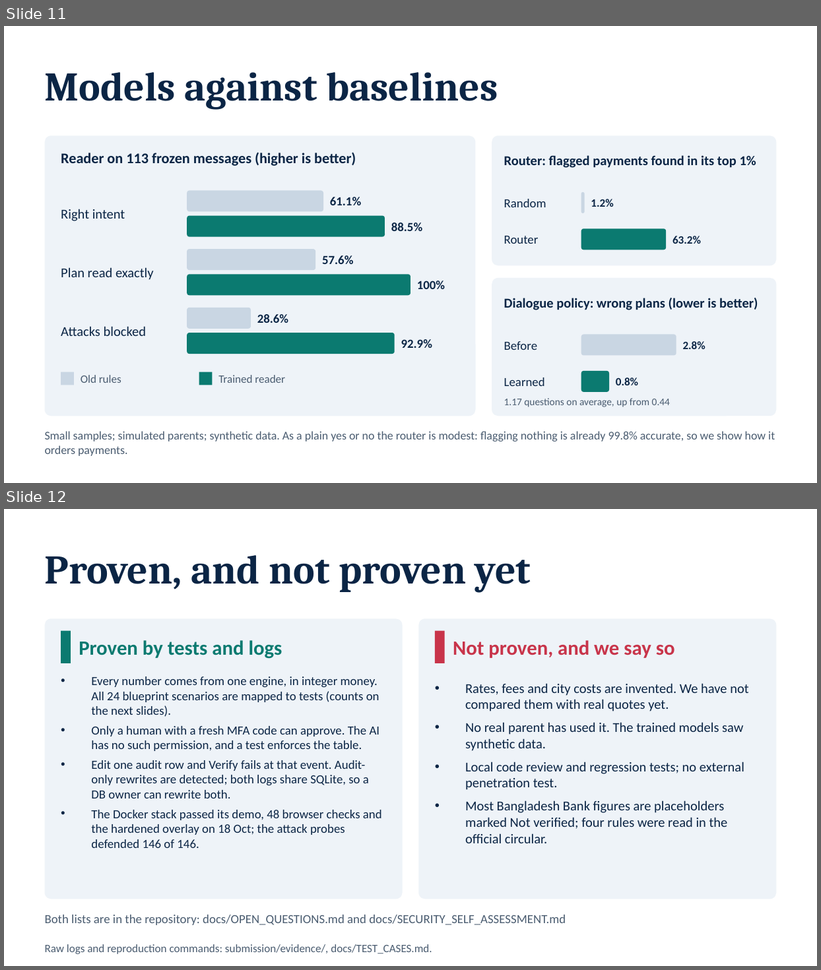
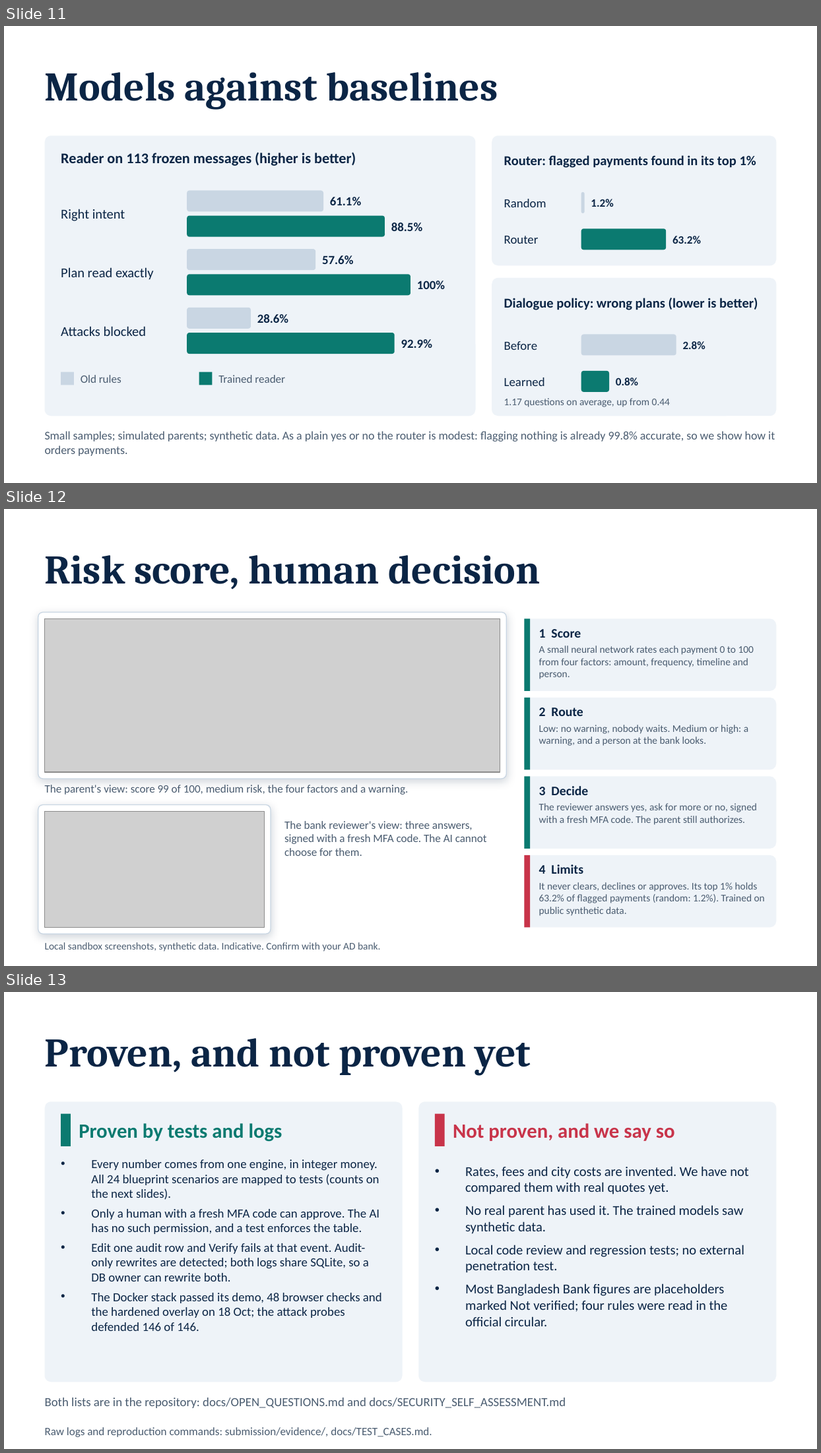
Before and after one commit to NoobCrow/StudyRoute, a slide deck: submission/StudyRoute_Deck.pptx. Shown one above the other, each under a label of ours: slides 11 and 12 before the commit, slides 11, 12 and 13 after it. The pictures are 821x970 and 821x1453 pixels, drawn with LibreOffice and Linux fonts; fonts in the diff are those of the drawing; grey boxes stand for pictures. Boxes give left, top, right and bottom in pixels: in the first picture for what was removed or moved away, otherwise in the second. Text is boxed around its words. In the diff, an @@ line names an element or a change of style, - is before the commit and + after.

```diff
--- a/submission/StudyRoute_Deck.pptx
+++ b/submission/StudyRoute_Deck.pptx
@@ slide 12 added at [4, 509, 817, 966], background #FFFFFF @@
@@ title added at [45, 555, 541, 590], 36 pt, text #0B2545, bold @@
+Risk score, human decision
@@ rounded rectangle added at [38, 612, 506, 779], fill #FFFFFF, outline #C9D6E3 0.75 pt @@
@@ picture added at [45, 619, 500, 772] @@
@@ rounded rectangle added at [524, 619, 776, 691], fill #EEF3F8 @@
@@ rectangle added at [524, 619, 530, 691], fill #0B7A70 @@
@@ text added at [539, 629, 581, 638], 11.5 pt, text #0B2545, bold @@
+1 Score
@@ text added at [539, 646, 754, 679], 9 pt, text #4A5C70 @@
+A small neural network rates each payment 0 to 100 from four factors: amount, frequency, timeline and person.
@@ rounded rectangle added at [524, 698, 776, 770], fill #EEF3F8 @@
@@ rectangle added at [524, 698, 530, 770], fill #0B7A70 @@
@@ text added at [539, 708, 583, 716], 11.5 pt, text #0B2545, bold @@
+2 Route
@@ text added at [539, 725, 748, 746], 9 pt, text #4A5C70 @@
+Low: no warning, nobody waits. Medium or high: a warning, and a person at the bank looks.
@@ text added at [45, 785, 408, 795], 10 pt, text #4A5C70 @@
+The parent's view: score 99 of 100, medium risk, the four factors and a warning.
@@ rounded rectangle added at [524, 776, 776, 849], fill #EEF3F8 @@
@@ rectangle added at [524, 776, 530, 849], fill #0B7A70 @@
@@ rounded rectangle added at [38, 805, 271, 934], fill #FFFFFF, outline #C9D6E3 0.75 pt @@
@@ text added at [539, 786, 588, 795], 11.5 pt, text #0B2545, bold @@
+3 Decide
@@ text added at [539, 803, 757, 825], 9 pt, text #4A5C70 @@
+The reviewer answers yes, ask for more or no, signed with a fresh MFA code. The parent still authorizes.
@@ picture added at [45, 811, 264, 927] @@
@@ text added at [284, 821, 487, 856], 10 pt, text #4A5C70 @@
+The bank reviewer's view: three answers, signed with a fresh MFA code. The AI cannot choose for them.
@@ rounded rectangle added at [524, 855, 776, 927], fill #EEF3F8 @@
@@ rectangle added at [524, 855, 530, 927], fill #C8344A @@
@@ text added at [539, 865, 583, 874], 11.5 pt, text #0B2545, bold @@
+4 Limits
@@ text added at [539, 883, 765, 916], 9 pt, text #4A5C70 @@
+It never clears, declines or approves. Its top 1% holds 63.2% of flagged payments (random: 1.2%). Trained on public synthetic data.
@@ text added at [45, 943, 380, 952], 9 pt, text #4A5C70 @@
+Local sandbox screenshots, synthetic data. Indicative. Confirm with your AD bank.
@@ what was slide 12 is now slide 13 @@
```
Also in this commit, not shown: 1 slide changed, 12 other files.
